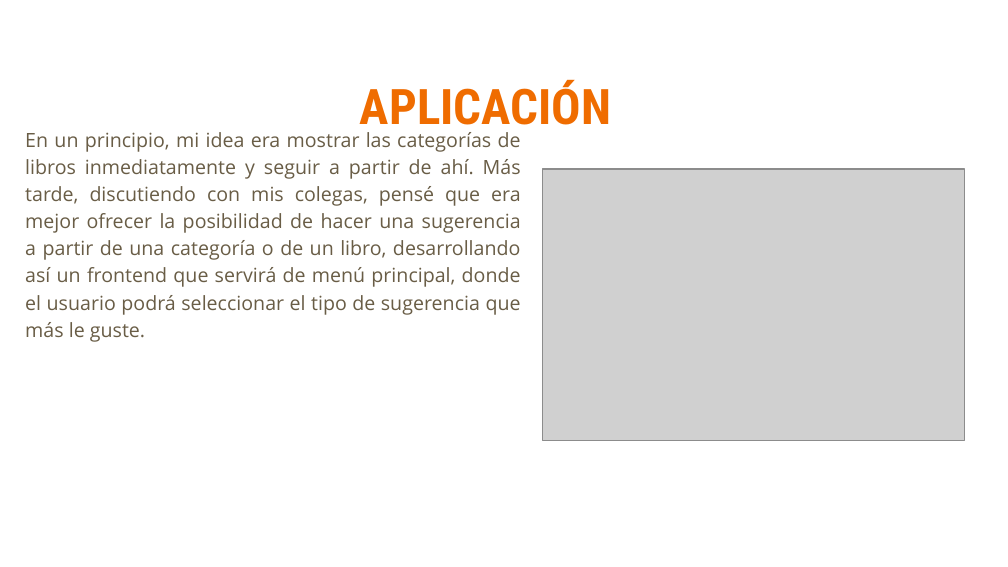
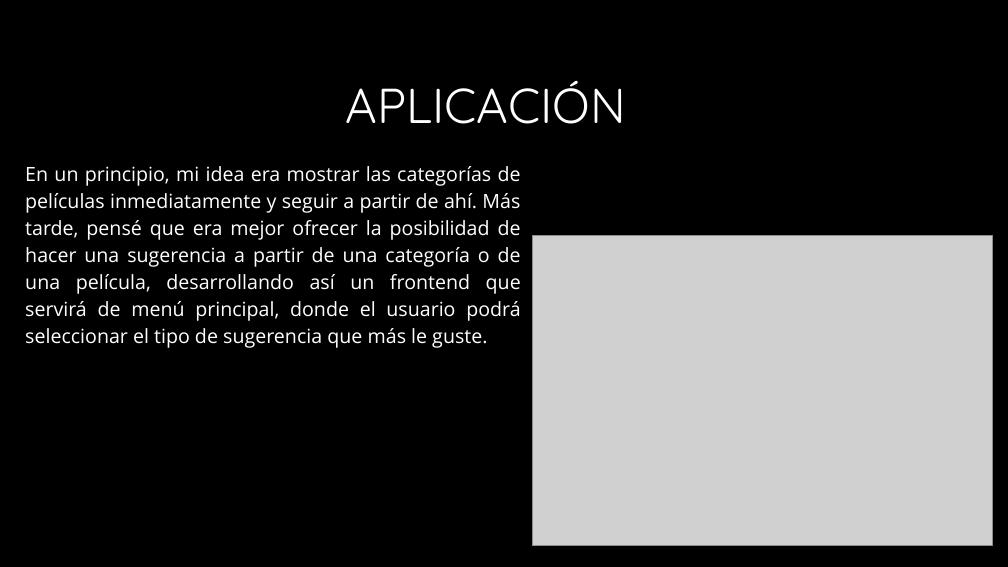
Before and after one commit to Catalfa/Recommandation_system, a slide deck: slide 7 of presentation/presentacion.pptx (slide 8 before the commit). Drawn at 1008x567 pixels with LibreOffice and Linux fonts; fonts in the diff are those of the drawing; grey boxes stand for pictures; background and template pictures are left out. Boxes give left, top, right and bottom in pixels: in the first picture for what was removed or moved away, otherwise in the second. Text is boxed around its words. In the diff, an @@ line names an element or a change of style, - is before the commit and + after.

```diff
--- a/presentation/presentacion.pptx
+++ b/presentation/presentacion.pptx
@@ background #FFFFFF to #000000 @@
@@ title "APLICACIÓN" at bbox=[345, 80, 625, 124]: font Roboto Condensed to Quicksand, text colour #EF6C00 to #FFFFFF, bold off; line spacing 1 to 0.9 @@
@@ text at bbox=[25, 166, 521, 348]: text changed; text colour #695D46 to #FFFFFF @@
-En un principio, mi idea era mostrar las categorías de libros inmediatamente y seguir a partir de ahí. Más tarde, discutiendo con mis colegas, pensé que era mejor ofrecer la posibilidad de hacer una sugerencia a partir de una categoría o de un libro, desarrollando así un frontend que servirá de menú principal, donde el usuario podrá seleccionar el tipo de sugerencia que más le guste.
+En un principio, mi idea era mostrar las categorías de películas inmediatamente y seguir a partir de ahí. Más tarde, pensé que era mejor ofrecer la posibilidad de hacer una sugerencia a partir de una categoría o de una película, desarrollando así un frontend que servirá de menú principal, donde el usuario podrá seleccionar el tipo de sugerencia que más le guste.
@@ picture: place and size @@
-picture at bbox=[542, 169, 964, 440]
+picture at bbox=[532, 236, 993, 546]
```
Also in this commit, not shown: 13 other slides changed, 1 slide removed, 26 other files.
